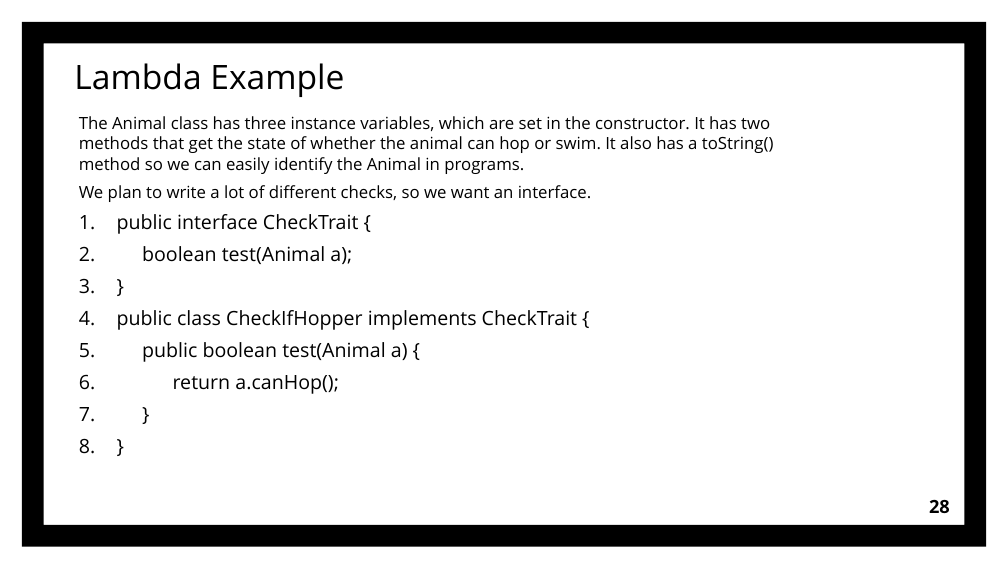
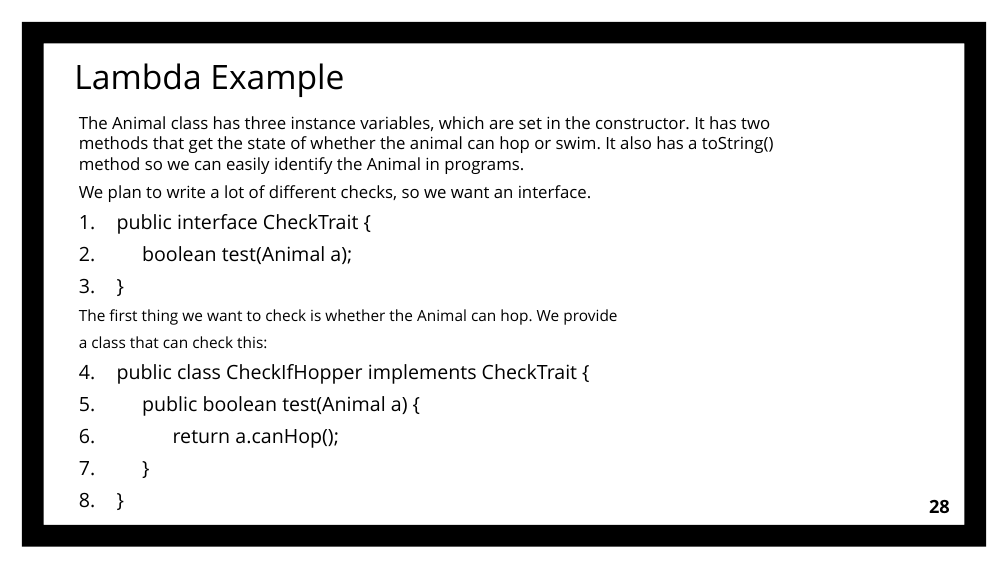
Before and after one commit to Grigory2000/OCATests, a slide deck: slide 28 of OCA Chapter 4 part 3.pptx. Drawn at 1008x567 pixels with LibreOffice and Linux fonts; fonts in the diff are those of the drawing. Boxes give left, top, right and bottom in pixels: in the first picture for what was removed or moved away, otherwise in the second. Text is boxed around its words. In the diff, an @@ line names an element or a change of style, - is before the commit and + after.

Commit message:
lambda commit

```diff
--- a/OCA Chapter 4 part 3.pptx
+++ b/OCA Chapter 4 part 3.pptx
@@ text at bbox=[79, 309, 617, 348]: paragraphs added @@
+The first thing we want to check is whether the Animal can hop. We provide
+a class that can check this:
```
Also in this commit, not shown: 6 other slides changed, 11 slides added, 31 other files.
